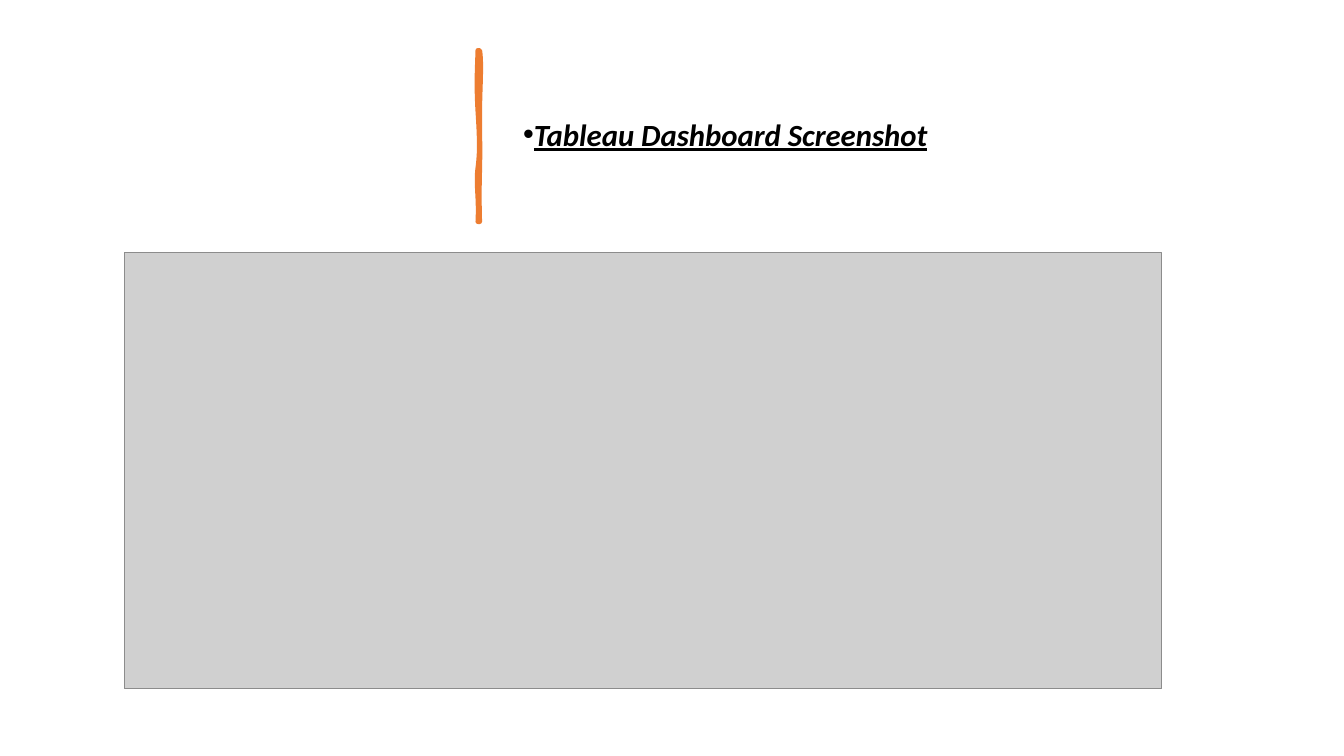
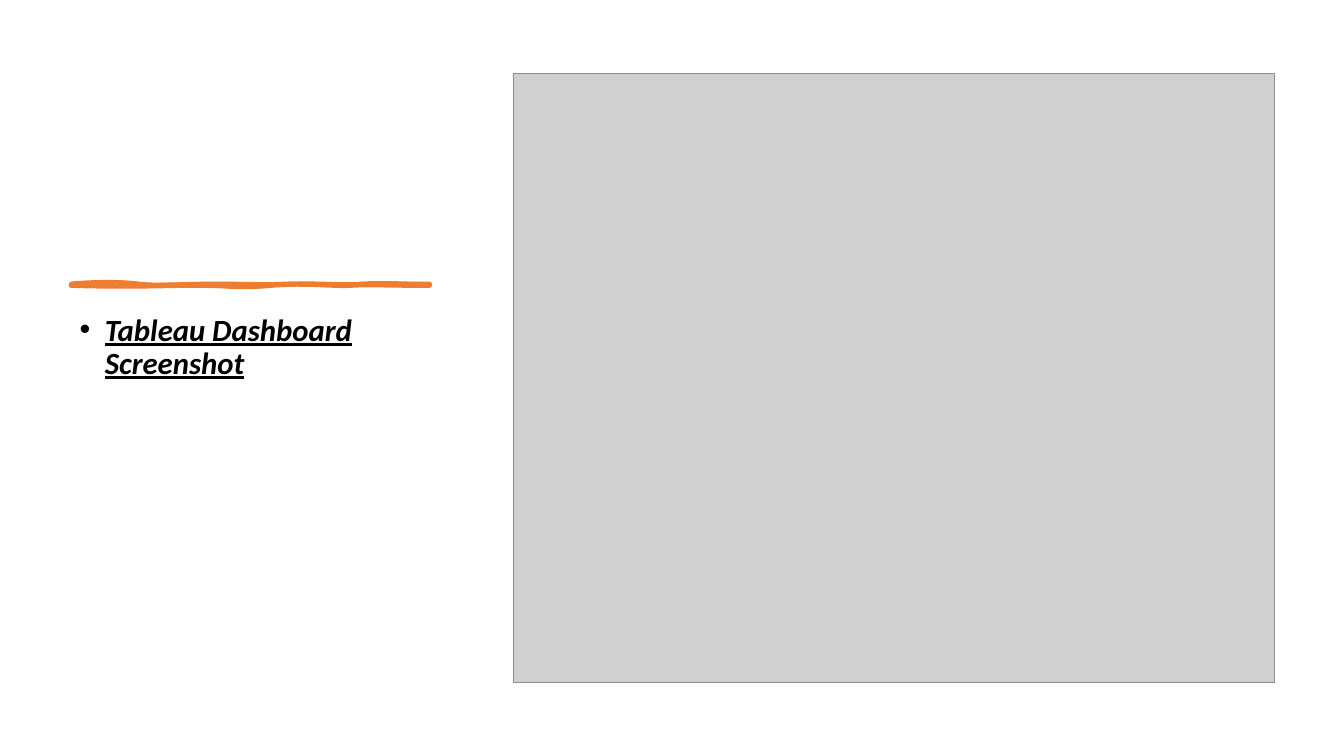
Before and after one commit to AN-SAFAWAT/Credit_Union_Bank, a slide deck: slide 13 of Business users EDA ANALYSIS.pptx. Drawn at 1344x756 pixels with LibreOffice and Linux fonts; fonts in the diff are those of the drawing; grey boxes stand for pictures. Boxes give left, top, right and bottom in pixels: in the first picture for what was removed or moved away, otherwise in the second. Text is boxed around its words. In the diff, an @@ line names an element or a change of style, - is before the commit and + after.

```diff
--- a/Business users EDA ANALYSIS.pptx
+++ b/Business users EDA ANALYSIS.pptx
@@ freeform shape removed at (478, 50, 480, 222) @@
@@ picture added at (513, 74, 1274, 683) @@
@@ picture removed at (124, 253, 1162, 690) @@
@@ freeform shape added at (71, 283, 430, 285), fill #ED7D31, outline #ED7D31 3 pt @@
@@ text "Tableau Dashboard Screenshot": place and size @@
-text "Tableau Dashboard Screenshot" at (534, 124, 927, 151)
+text "Tableau Dashboard Screenshot" at (105, 319, 352, 379)
@@ text "Tableau Dashboard Screenshot" at (105, 319, 352, 379): indent changed; more space between paragraphs; vertical alignment middle to top @@
```
Also in this commit, not shown: 1 slide added, 1 slide removed.
